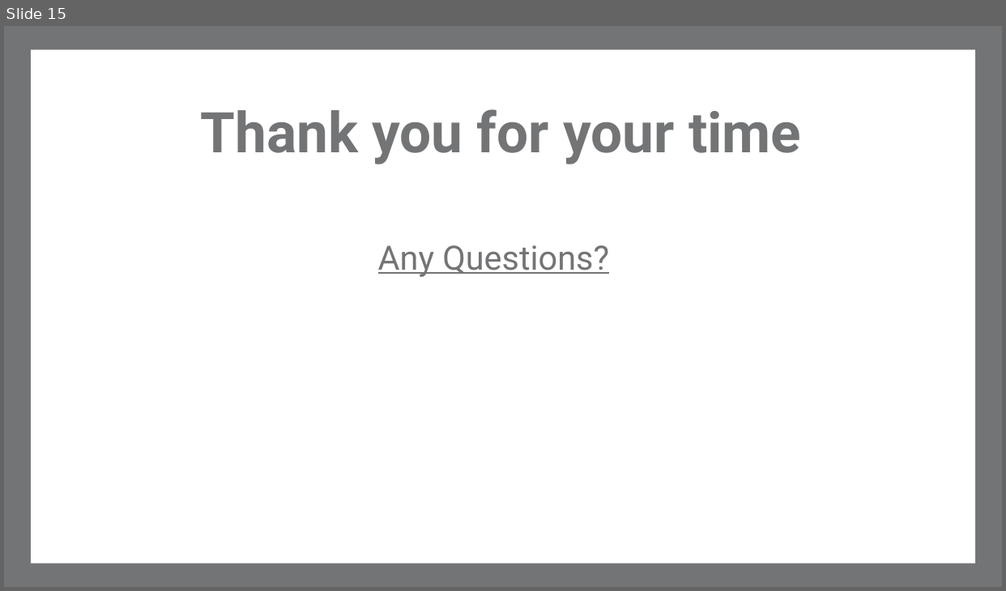
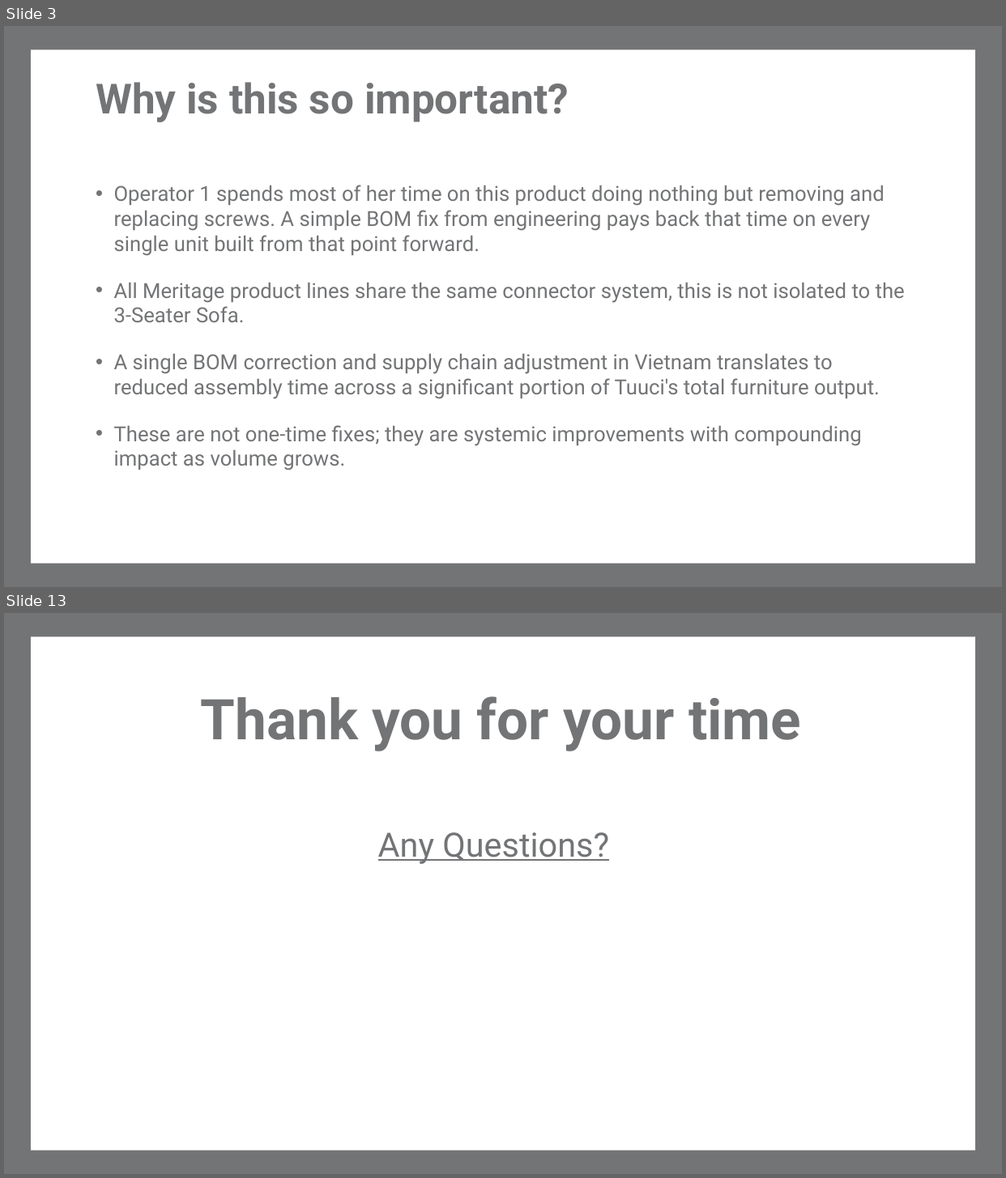
Before and after one commit to macokeefe/claude-code-system, a slide deck: standard-work/standalone/Meritage_Engineering_Improvements.pptx. Shown one above the other, each under a label of ours: slide 15 before the commit, slides 3 and 13 after it; the slides between them are not shown. The pictures are 1006x591 and 1006x1178 pixels, drawn with LibreOffice and Linux fonts; fonts in the diff are those of the drawing; background and template pictures are left out. Boxes give left, top, right and bottom in pixels: in the first picture for what was removed or moved away, otherwise in the second. Text is boxed around its words. In the diff, an @@ line names an element or a change of style, - is before the commit and + after.

```diff
--- a/standard-work/standalone/Meritage_Engineering_Improvements.pptx
+++ b/standard-work/standalone/Meritage_Engineering_Improvements.pptx
@@ slide 3 added at bbox=[4, 26, 1002, 587], background #FFFFFF; not listed: 2 template elements that a slide beside it also shows @@
@@ title added at bbox=[96, 82, 569, 122], 40 pt, text #737476, bold @@
+Why is this so important?
@@ text added at bbox=[114, 185, 905, 471], 20 pt, text #737476 @@
+• Operator 1 spends most of her time on this product doing nothing but removing and replacing screws. A simple BOM fix from engineering pays back that time on every single unit built from that point forward.
+• All Meritage product lines share the same connector system, this is not isolated to the 3-Seater Sofa.
+• A single BOM correction and supply chain adjustment in Vietnam translates to reduced assembly time across a significant portion of Tuuci's total furniture output.
+• These are not one-time fixes; they are systemic improvements with compounding impact as volume grows.
@@ what was slide 15 is now slide 13 @@
```
Also in this commit, not shown: 10 slides changed, 1 other slide added, 4 slides removed.
